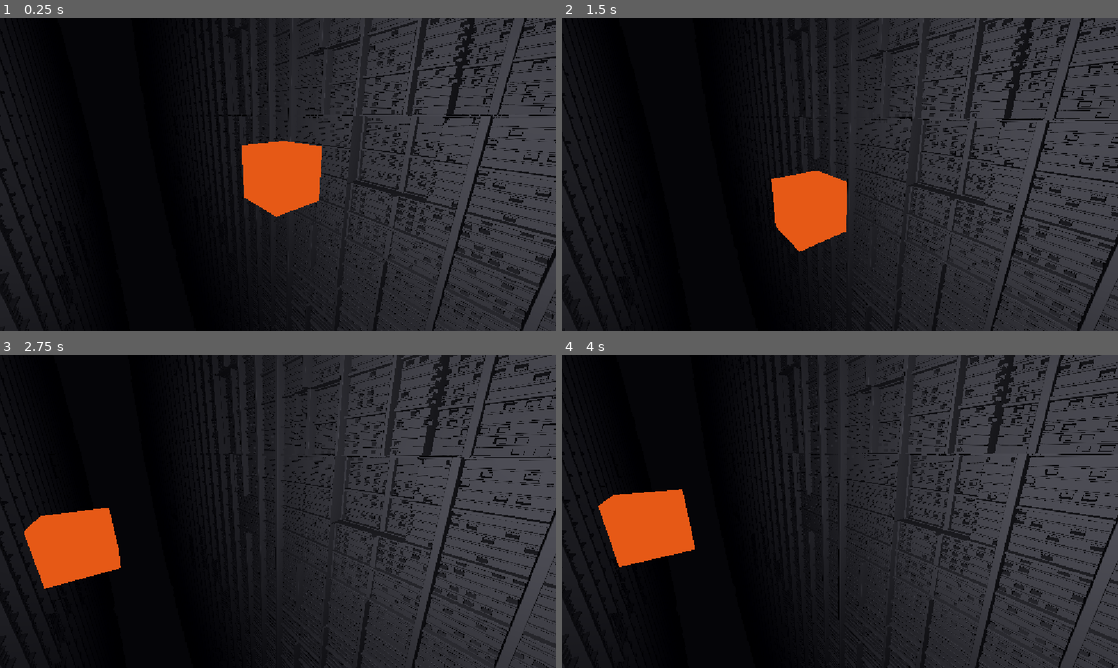
Above: before the commit, frames 1-4 (two rows, left to right).
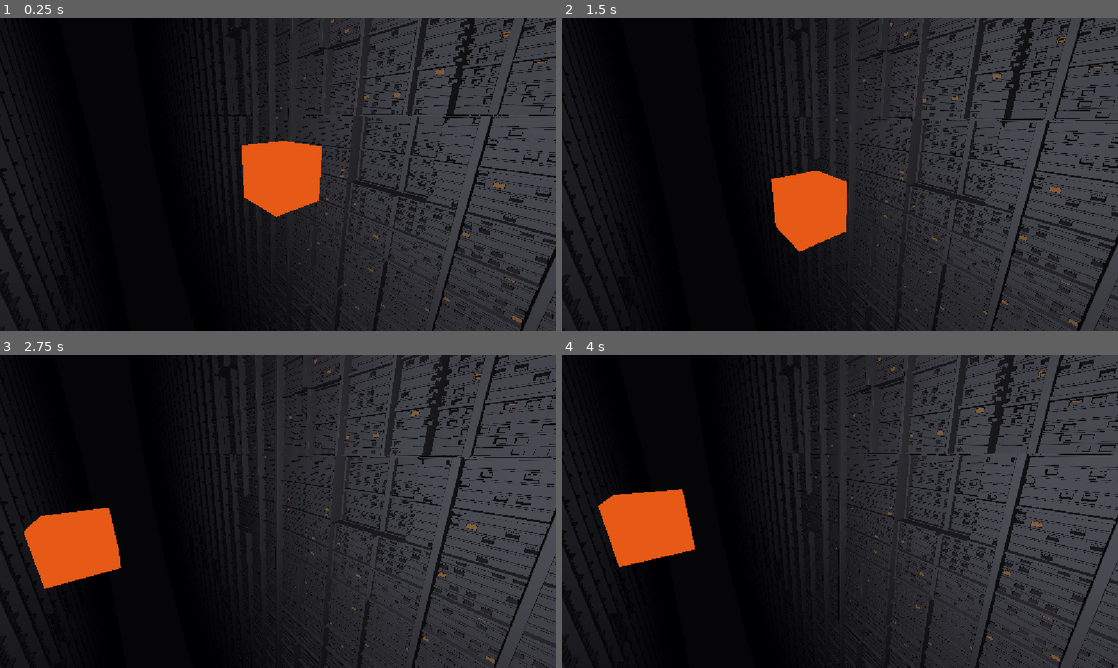
Above: after the commit, the same moments.

Repository: seletz/megastructure
Game: Godot game, scene res://scenes/main.tscn
The game is run twice, just before and just after one commit, with the same random seed, the same clock (stepped at 60 frames per second) and the same inputs.
Inputs (mouse positions are in pixels of both pictures, inside the frame that each line leads up to):
- Up to frame 1 (0.25 s): no input
- Up to frame 2 (1.5 s): tap Enter at 0.5 s; move the mouse to (962, 158) at 0.52 s; hold D 0.53-1.25 s; hold E 0.53-1.25 s; click (962, 158) at 0.67 s; drag from (728, 190) to (812, 237) at 1.27 s
- Up to frame 3 (2.75 s): tap Space at 2 s; move the mouse to (333, 442) at 2.02 s; hold D from 2.03 s (still down); hold Shift from 2.03 s (still down)
- Up to frame 4 (4 s): release D at 2.75 s; release Shift at 2.75 s; drag from (812, 574) to (673, 464) at 2.77 s; tap Enter at 3.5 s; move the mouse to (1006, 558) at 3.52 s; hold A from 3.53 s (still down); hold Q from 3.53 s (still down)

The runs differ from the first frame. In frame 1, 0.2% of the frame differs, in the area x 41-99%, y 0-98%; in frame 2, 0.2%; in frame 3, 0.2%; in frame 4, 0.2%.

Commit message:
feat(shaders): tint lit openings with a temporary emissive colour

Diff:
--- a/shaders/raymarch_world.gdshader
+++ b/shaders/raymarch_world.gdshader
@@ -16,11 +16,13 @@
 
 uniform vec3 surface_color : source_color = vec3(0.55, 0.55, 0.6);
 uniform vec3 metal_color : source_color = vec3(0.30, 0.31, 0.34);
+// Temporary emissive tint for lit openings until real lighting lands.
+uniform vec3 lit_color : source_color = vec3(1.0, 0.72, 0.42);
 uniform vec3 fog_color : source_color = vec3(0.02, 0.02, 0.03);
 uniform float fog_density = 0.004;
 
 // World distance; mat receives the material id of the closest surface
-// (CHASM_MAT_CONCRETE or CHASM_MAT_METAL).
+// (CHASM_MAT_CONCRETE, CHASM_MAT_METAL or CHASM_MAT_LIT).
 float map(vec3 p, out int mat) {
 	return chasm_facades(p, mat);
 }
@@ -84,8 +86,13 @@
 	vec3 p = ro + rd * t;
 	vec3 n = calc_normal(p, t, rd);
 	float headlight = max(dot(n, -rd), 0.0);
-	vec3 albedo = mat == CHASM_MAT_METAL ? metal_color : surface_color;
-	vec3 col = albedo * (0.08 + 0.92 * headlight);
+	vec3 col;
+	if (mat == CHASM_MAT_LIT) {
+		col = lit_color;
+	} else {
+		vec3 albedo = mat == CHASM_MAT_METAL ? metal_color : surface_color;
+		col = albedo * (0.08 + 0.92 * headlight);
+	}
 	col = mix(col, fog_color, 1.0 - exp(-t * fog_density));
 
 	ALBEDO = col;
